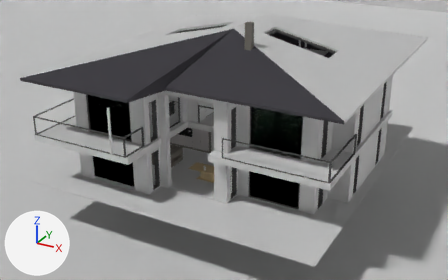
Two versions of the Blender file House.blend, one commit apart.
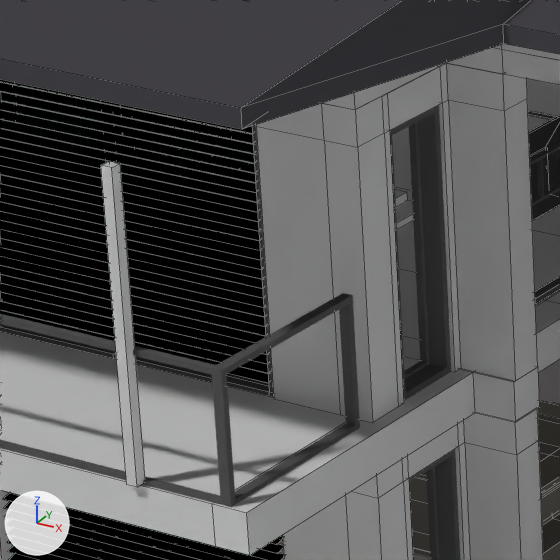
Old and new are each drawn whole from a camera (50 mm lens) standing at (16.48, -32.64, 16.86) and looking at (-0.72, -1.37, 1.23) and again close up on the part from 21% to 39% of the width and 30% to 59% of the height. Arrows for +X, +Y and +Z are at lower left; the lights stay in place. The close-ups show mesh edges as thin lines.

The older version as bpy lines, for what is in view:
```python
me_cube_023 = bpy.data.meshes.new('Cube.023')
me_cube_023.from_pydata(...)  # 52 vertices, 48 faces; spans x -0.2..0.5, y -0.11..0.1, z -1.1..1.2
me_cube_023.materials.append(mat_glassframe)  # dark grey #616161
me_cube_306 = bpy.data.meshes.new('Cube.306')
me_cube_306.from_pydata(...)  # a box spanning x -1.0..1.0, y -1.0..1.0, z -9.46..3.86
me_cube_448 = bpy.data.meshes.new('Cube.448')
me_cube_448.from_pydata([(-1.44, -0.05, -0.02), (-1.44, -0.05, -0.01), (-1.44, 0.05, 0.01), (-1.44, 0.05, 0.02), (1.44, -0.05, -0.02), (1.44, -0.05, -0.01), (1.44, 0.05, 0.01), (1.44, 0.05, 0.02)], [], [(1, 3, 2, 0), (3, 7, 6, 2), (7, 5, 4, 6), (5, 1, 0, 4), (0, 2, 6, 4), (5, 7, 3, 1)])
me_cube_448.materials.append(mat_black)  # black #000000
ob_cube_050 = bpy.data.objects.new('Cube.050', me_cube_306)
ob_cube_050.location = (-2.925, -9.566, 4.927)
ob_cube_050.rotation_euler = (0.0, 0.0, 1.571)  # degrees (0, 0, 90)
ob_cube_050.scale = (0.05, 0.05, 0.195)
ob_cube_054 = bpy.data.objects.new('Cube.054', me_cube_448)
ob_cube_054.parent = ob_hs_window_000
ob_cube_054.location = (-0.0206, -0.205, -1.032)
_m = ob_cube_054.modifiers.new('Array', 'ARRAY')
_m.count = 29
_m.use_constant_offset = True
_m.constant_offset_displace = (0.0, 0.0, 0.0)
_m.relative_offset_displace = (0.0, 0.0, 2.6)
ob_window_037 = bpy.data.objects.new('Window.037', me_cube_023)
ob_window_037.location = (-2.151, -6.808, 4.163)
ob_window_037.rotation_euler = (0.0, 0.0, -1.571)  # degrees (0, 0, -90)
ob_window_037.show_instancer_for_render = False
# also in view: 'TV.001' at (-2.4, -4.94, 4.09); 'Level 1 plate' at (-0.08, -0.81, 2.89); 'Window.053' at (-5.2, -6.49, 3.63); 'Window.014' at (-2.15, -6.96, 1.25); 'Schrank Schiebetuer.000' at (-4.53, -1.19, 4.18)
```
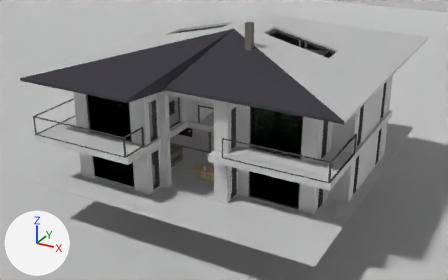
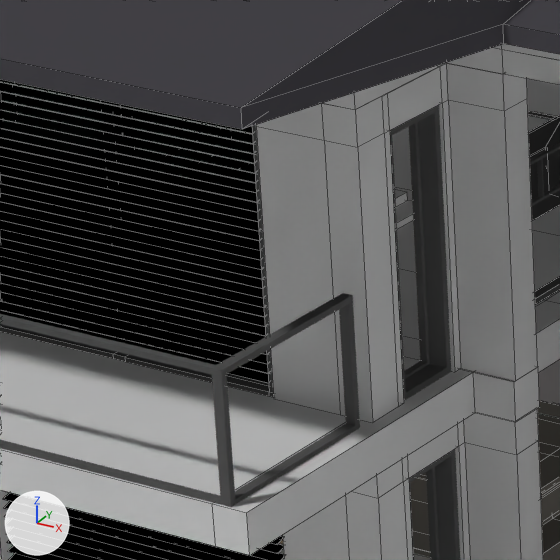
Patch to the scene script:
```diff
--- a/House.blend.py
+++ b/House.blend.py
@@ ob_cube_050 @@
 ob_cube_050 = bpy.data.objects.new('Cube.050', me_cube_306)
-ob_cube_050.location = (-2.925, -9.566, 4.927)
+ob_cube_050.location = (-2.925, -4.475, 4.927)
 ob_cube_050.rotation_euler = (0.0, 0.0, 1.571)  # degrees (0, 0, 90)
```

What differs and where, as boxes (x1, y1, x2, y2) in the close-ups (560 x 560 px):
'Cube.050', moved (not visible afterwards)
    before: (101, 161, 145, 487)
